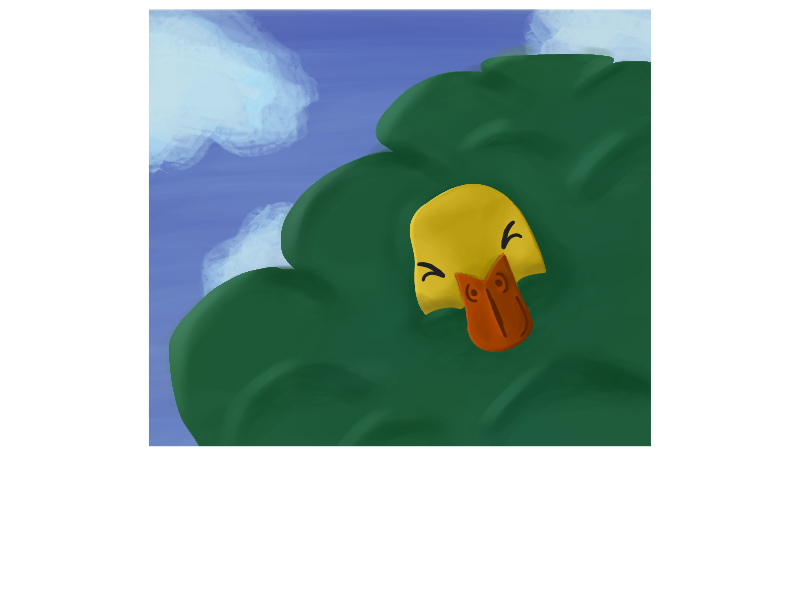
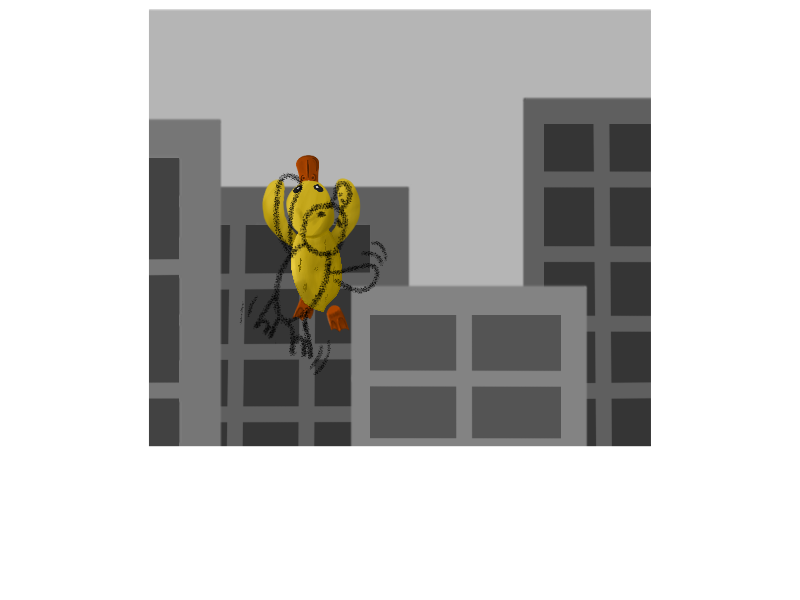
Layer changes from the first 800px x 600px image to the second:
showed group "Fase 3" (18 layers) over [148, 9, 651, 447]
showed "Layer 13 Copy" over [239, 172, 388, 375]
added layer "Layer 8" in group "Fase 3" over [282, 171, 347, 254]
added layer "Layer 5" in group "Fase 3" over [286, 180, 335, 236]
added layer "Layer 21 Copy 2" in group "Fase 3" over [296, 155, 319, 187]
added layer "Layer 12" in group "Fase 3" over [286, 177, 364, 319]
added layer "Layer 25 Copy" in group "Fase 3" over [291, 224, 342, 312]
added layer "Layer 11 Copy 2" in group "Fase 3" over [256, 172, 308, 272]
added layer "Layer 9 Copy" in group "Fase 3" over [261, 178, 302, 250]
added layer "Layer 11" in group "Fase 3" over [318, 172, 370, 262]
added layer "Layer 9" in group "Fase 3" over [326, 178, 361, 250]
added layer "Layer 22 Copy" in group "Fase 3" over [324, 303, 350, 333]
added layer "Layer 23 Copy" in group "Fase 3" over [292, 292, 317, 321]
painted on "Layer 6 Copy 4" over [350, 315, 561, 447]
painted on "Layer 6" over [148, 158, 180, 447]
painted on "Layer 6 Copy 5" over [148, 222, 460, 447]
painted on "Layer 6 Copy 3" over [544, 124, 651, 447]
hid group "Fase 2" (11 layers) over [148, 9, 651, 447]
